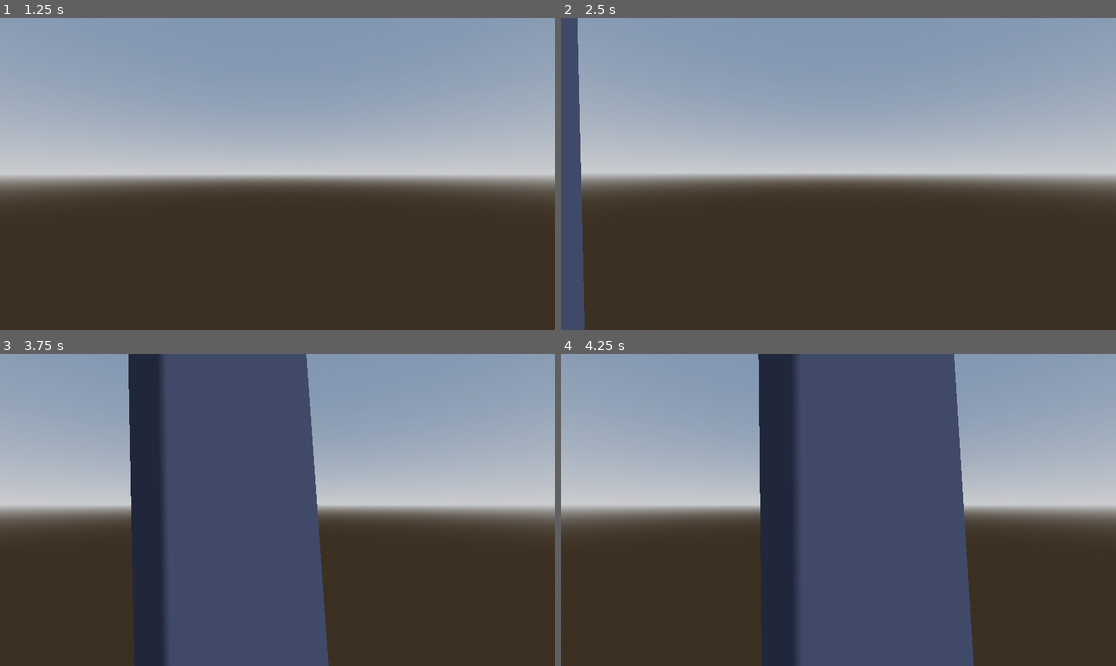
Above: before the commit, frames 1-4 (two rows, left to right).
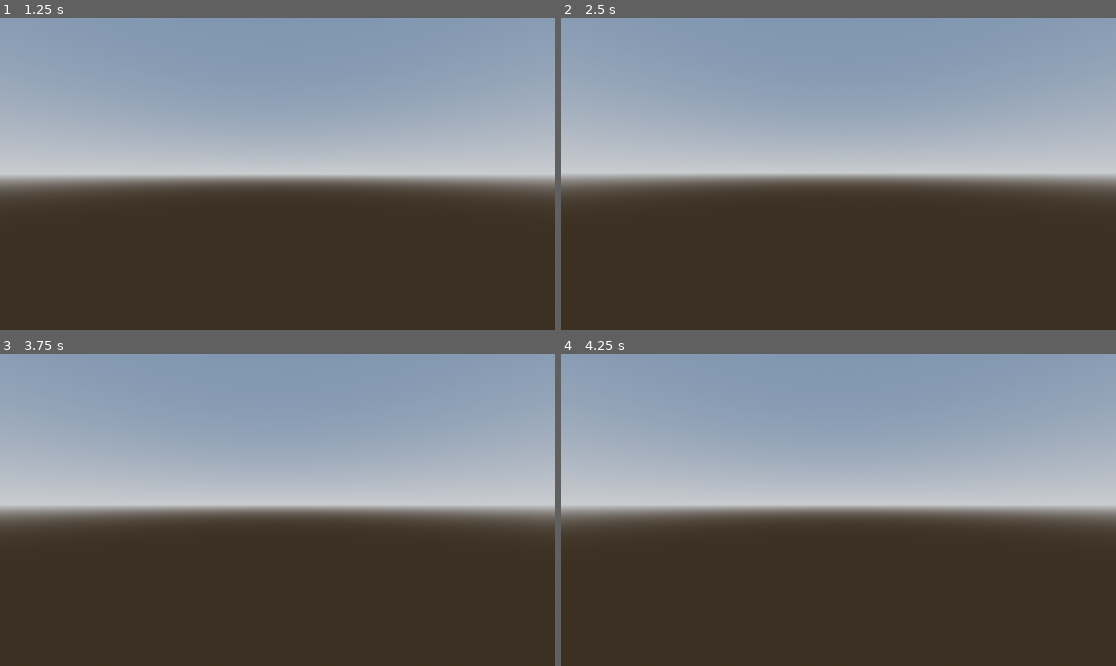
Above: after the commit, the same moments.

Repository: RiddleASL/silent-krills-2
Game: Godot game, scene res://devlevel.tscn
Two runs of this game, one before a commit and one after it. Both use one fixed random seed, a clock stepped at 60 frames per second and the inputs below. The engine's default icon, where the game draws it, is replaced by a stand-in: a white triangle on a blue panel in a dark square.
Inputs (mouse positions are in pixels of both pictures, inside the frame that each line leads up to):
- Up to frame 1 (1.25 s): tap Enter at 0.5 s; move the mouse to (305, 174) at 0.52 s; hold W (forward) from 0.53 s (still down); tap V (view) at 0.6 s
- Up to frame 2 (2.5 s): keep holding W (forward); tap Space at 1.25 s; move the mouse to (810, 174) at 1.27 s; tap V (view) at 1.35, 2.1 s; tap Enter at 2 s; move the mouse to (849, 167) at 2.02 s
- Up to frame 3 (3.75 s): keep holding W (forward); move the mouse to (271, 516) at 2.77 s; tap V (view) at 2.85, 3.6 s; tap Space at 3.5 s; move the mouse to (316, 513) at 3.52 s
- Up to frame 4 (4.25 s): keep holding W (forward)

Frame 1 is identical in both runs. In frame 2, 3.6% of the frame differs, in the area x 0-5%, y 0-100%; in frame 3, 34%; in frame 4, 37%, in the area x 35-75%, y 0-100%.

Commit message:
better look 👀
use your eyes
      👀
👂 👃 👂
      👄

Diff:
--- a/player.gd
+++ b/player.gd
@@ -47,8 +47,12 @@
 		firstToThirdPerson()
 
 func handleGFXRot():
+	#var lookDir = position + Vector3(dir.x, 0, dir.y)
+	#var angle = dir.angle()
 	if dir.length() > .1:
-		GFX.rotation.y = lerp(GFX.rotation.y, thirdPersonCameraRoot.rotation.y, LERP_SLOW/2)
+		#GFX.rotation.y = lerp(GFX.rotation.y, thirdPersonCameraRoot.rotation.y, LERP_SLOW/2)
+		#GFX.look_at(lookDir)
+		GFX.rotation.y = lerp_angle(GFX.rotation.y,atan2(-dir.x, -dir.y), LERP_SLOW/2)
 
 func firstToThirdPerson():
 	if isFirstPerson:
